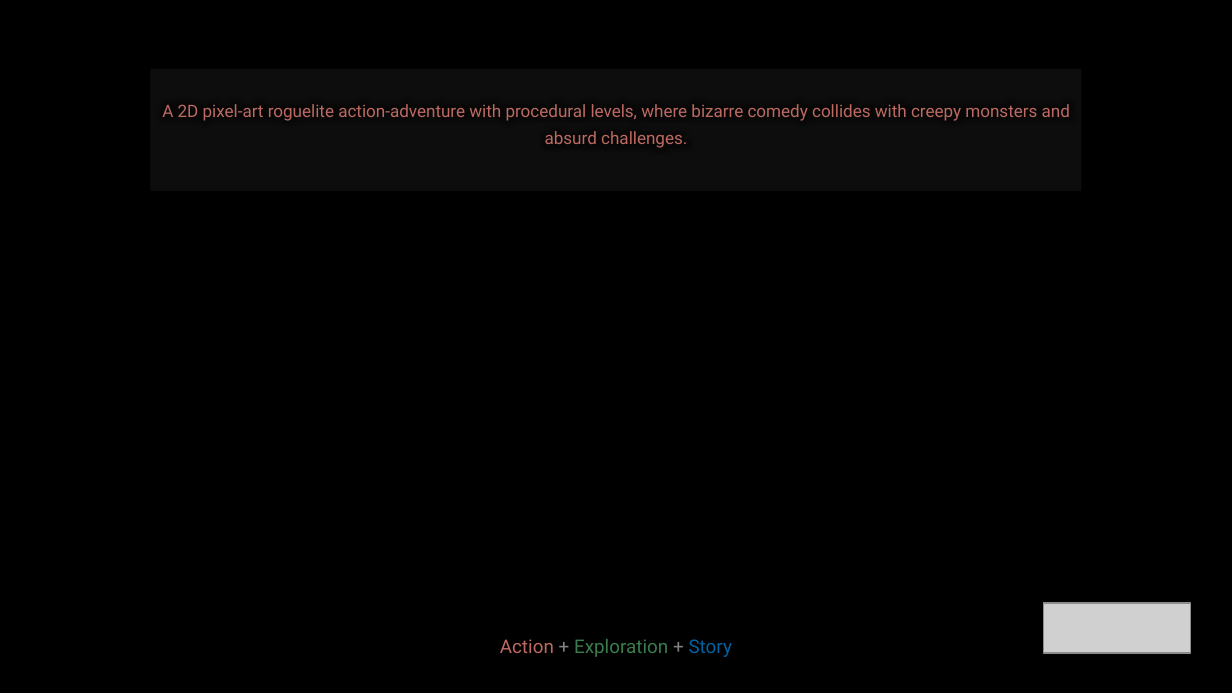
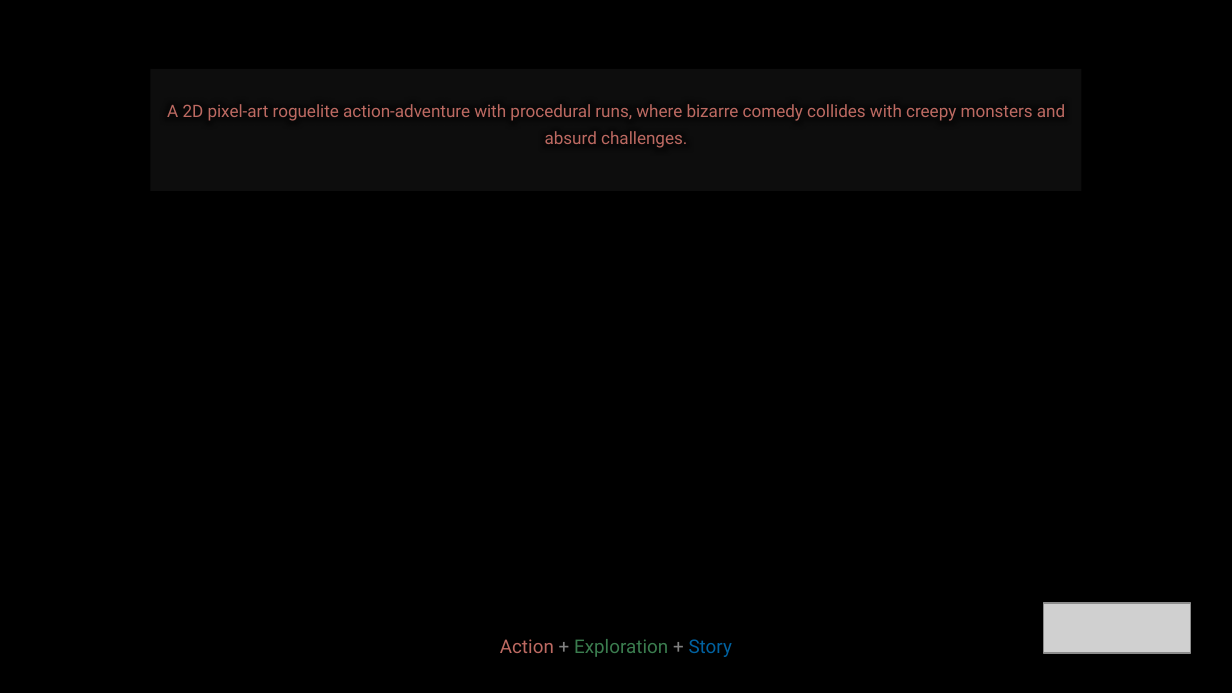
Before and after one commit to diegohcanepa/Remizione, a slide deck: slide 2 of Pitch Deck.pptx. Drawn at 1232x693 pixels with LibreOffice and Linux fonts; fonts in the diff are those of the drawing; grey boxes stand for pictures; background and template pictures are left out. Boxes give left, top, right and bottom in pixels: in the first picture for what was removed or moved away, otherwise in the second. Text is boxed around its words. In the diff, an @@ line names an element or a change of style, - is before the commit and + after.

```diff
--- a/Pitch Deck.pptx
+++ b/Pitch Deck.pptx
@@ subtitle at <box>167,104,1065,148</box>: text changed @@
-A 2D pixel-art roguelite action-adventure with procedural levels, where bizarre comedy collides with creepy monsters and absurd challenges.
+A 2D pixel-art roguelite action-adventure with procedural runs, where bizarre comedy collides with creepy monsters and absurd challenges.
```
Also in this commit, not shown: 3 other slides changed.
